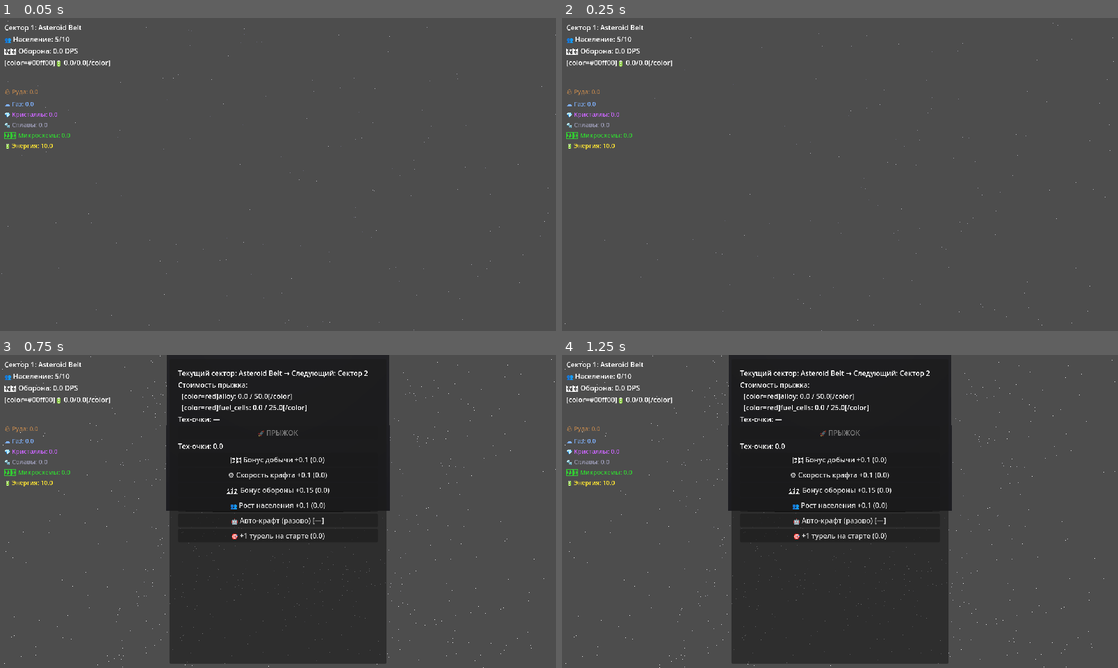
Above: before the commit, frames 1-4 (two rows, left to right).
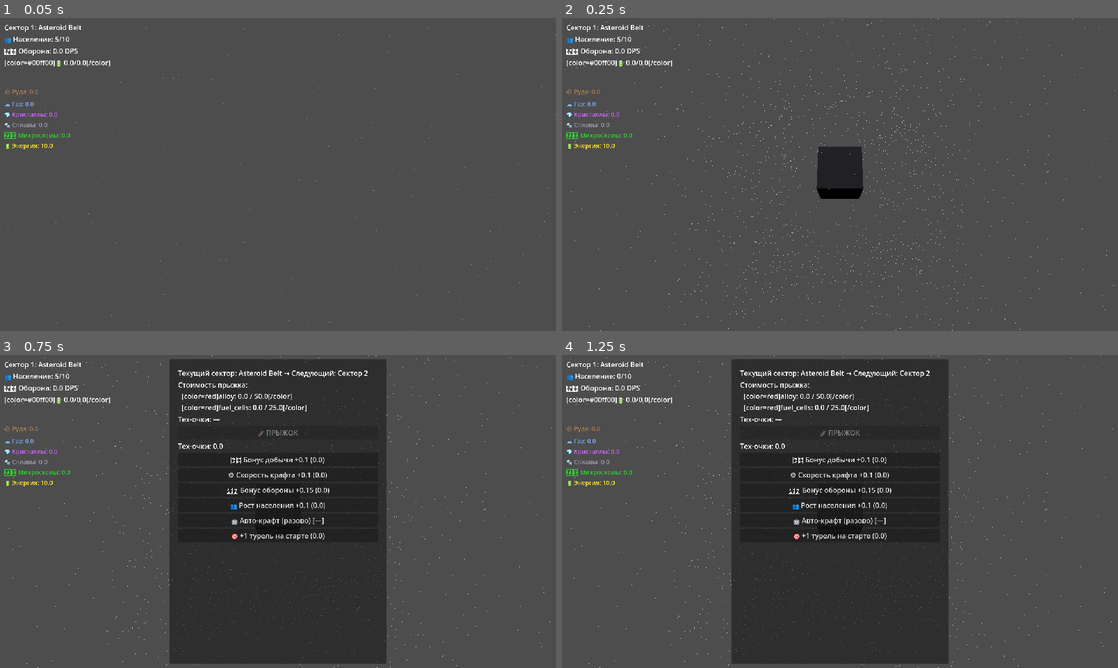
Above: after the commit, the same moments.

Repository: foginson097-spec/void-fortress
Game: Godot game, scene res://scenes/main.tscn
Two runs of this game, one before a commit and one after it. Both use one fixed random seed, a clock stepped at 60 frames per second and the inputs below.
Inputs (mouse positions are in pixels of both pictures, inside the frame that each line leads up to):
- Up to frame 1 (0.05 s): no input
- Up to frame 2 (0.25 s): no input
- Up to frame 3 (0.75 s): tap Enter at 0.5 s; move the mouse to (400, 495) at 0.52 s; tap P at 0.6 s; click (400, 495) at 0.67 s
- Up to frame 4 (1.25 s): no input

Frame 1 is identical in both runs. In frame 2, 1.7% of the frame differs, in the area x 0-100%, y 0-100%; in frame 3, 1.6%; in frame 4, 1.6%.

Commit message:
Fix camera: start far (2000m), faster zoom, RTS only after atmosphere passage
- start_distance: 600 → 2000 (see whole cube from cosmos)
- max_distance: 12000 → 25000 (pull back farther)
- zoom_speed: 0.12 → 0.15 (faster scroll)
- rotation_speed: 0.3 → 0.25 (smoother orbit)
- RTS mode now requires BOTH: inside atmosphere (<100m from cube center) AND close to face (<70m)
- Previously RTS locked immediately at 80m from face — no atmosphere check

Diff:
--- a/scripts/systems_3d/orbit_camera.gd
+++ b/scripts/systems_3d/orbit_camera.gd
@@ -5,20 +5,22 @@
 
 @export var target: Node3D
 @export var min_distance: float = 0.3
-@export var max_distance: float = 12000.0
-@export var start_distance: float = 600.0
-
-@export var rotation_speed_h: float = 0.3
-@export var rotation_speed_v: float = 0.3
-@export var zoom_speed: float = 0.12
+@export var max_distance: float = 25000.0
+@export var start_distance: float = 2000.0      # видно весь куб в космосе
+
+@export var rotation_speed_h: float = 0.25
+@export var rotation_speed_v: float = 0.25
+@export var zoom_speed: float = 0.15            # быстрее зум
 
 @export var min_angle_v: float = -89.0
 @export var max_angle_v: float = -1.0
 
 @export var cube_size: float = 400.0
 
-# Порог перехода в RTS-режим (расстояние до грани)
-const FACE_LOCK_DISTANCE: float = 80.0
+# Порог входа в атмосферу (должен совпадать с atmosphere.gd)
+const ATMOSPHERE_RADIUS: float = 100.0
+# RTS включается только когда камера внутри атмосферы И близко к грани
+const FACE_RTS_DISTANCE: float = 70.0
 
 # Face normals (match ship_builder)
 const FACE_NORMALS = [
@@ -116,8 +118,10 @@
 	var nearest_face: int = _find_nearest_face(cam_world_pos)
 	var dist_to_face: float = _distance_to_face(cam_world_pos, nearest_face)
 
-	# Mode decision
-	var target_mode: CameraMode = CameraMode.RTS if dist_to_face < FACE_LOCK_DISTANCE else CameraMode.COSMOS
+	# Mode decision: RTS only inside atmosphere AND close to face
+	var dist_to_cube_center: float = cam_world_pos.distance_to(target.global_position)
+	var inside_atmosphere: bool = dist_to_cube_center < ATMOSPHERE_RADIUS
+	var target_mode: CameraMode = CameraMode.RTS if (inside_atmosphere and dist_to_face < FACE_RTS_DISTANCE) else CameraMode.COSMOS
 
 	if target_mode != _mode:
 		_mode = target_mode
